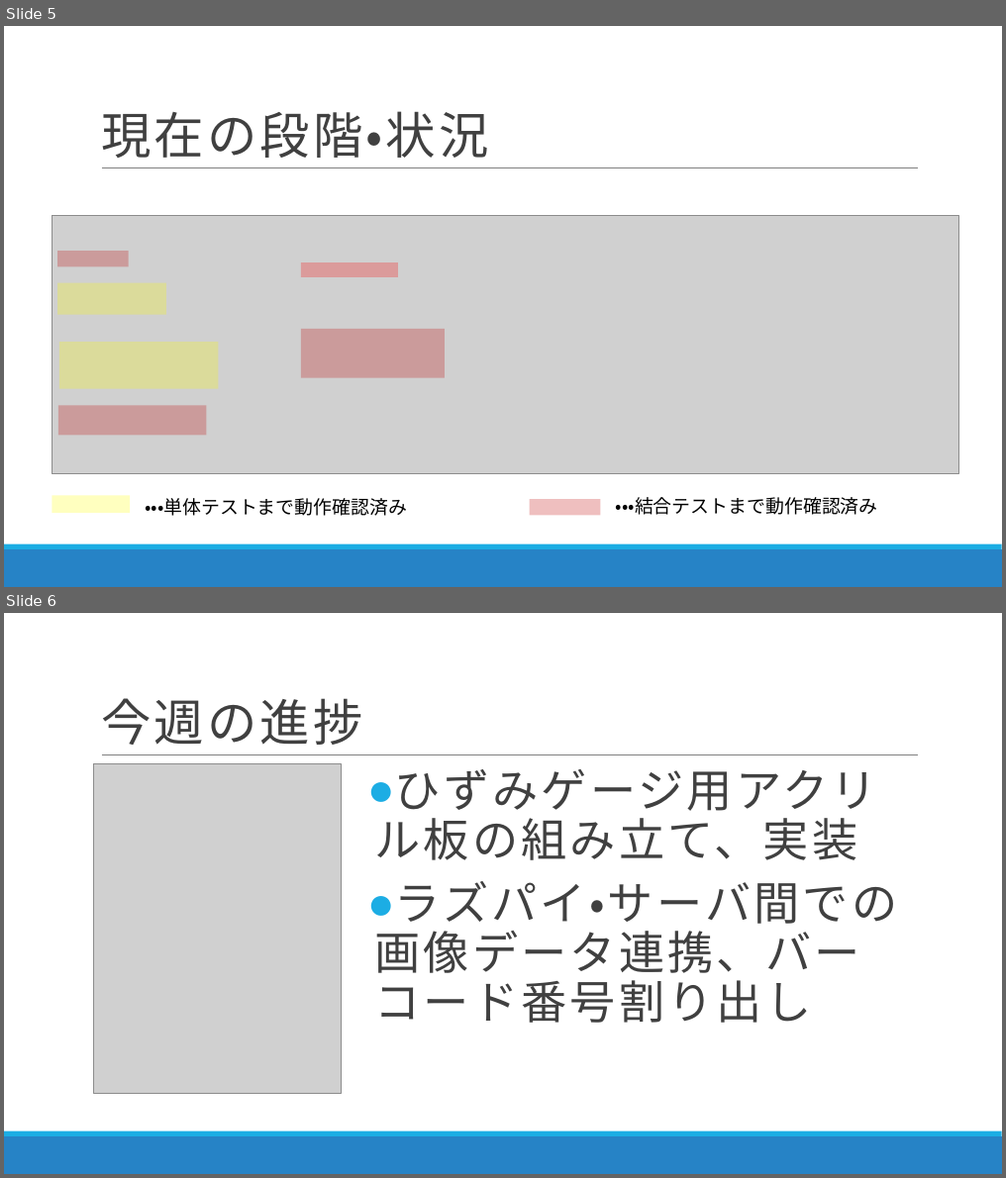
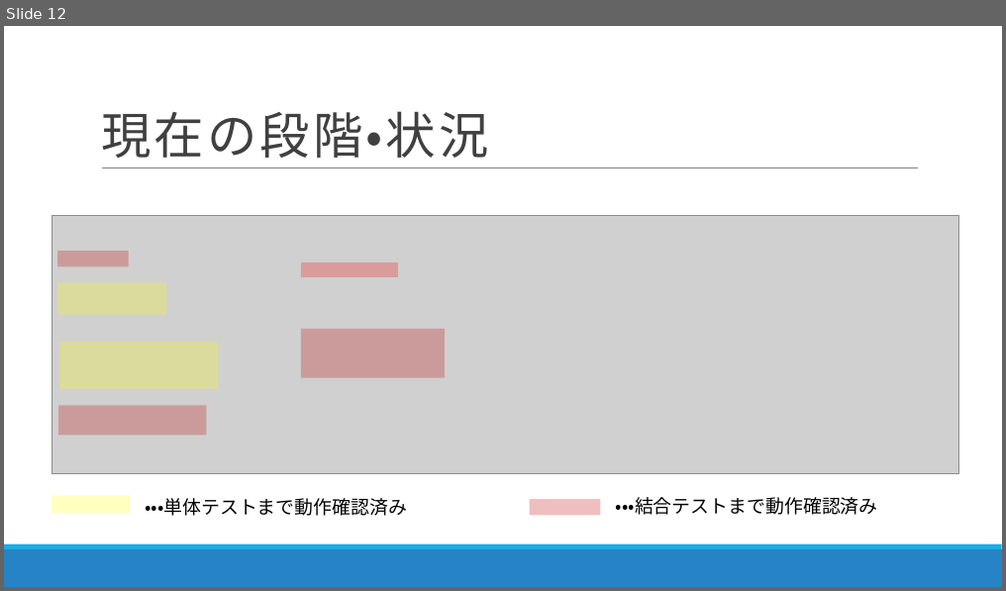
Before and after one commit to DJ956/YoloBarcodeReader, a slide deck: プレゼン/中間報告_danbara.pptx. Shown one above the other, each under a label of ours: slides 5 and 6 before the commit, slide 12 after it. The pictures are 1006x1178 and 1006x591 pixels, drawn with LibreOffice and Linux fonts; fonts in the diff are those of the drawing; grey boxes stand for pictures. Boxes give left, top, right and bottom in pixels: in the first picture for what was removed or moved away, otherwise in the second. Text is boxed around its words. In the diff, an @@ line names an element or a change of style, - is before the commit and + after.

```diff
--- a/プレゼン/中間報告_danbara.pptx
+++ b/プレゼン/中間報告_danbara.pptx
@@ slide 6 removed at (4,613,1002,1174), background #FFFFFF; not listed: 3 template elements that a slide beside it also shows @@
@@ title removed at (101,698,362,745) @@
-今週の進捗
@@ picture removed at (94,764,341,1093) @@
@@ text removed at (374,769,898,1023) @@
-● ひずみゲージ用アクリル板の組み立て、実装
-● ラズパイ・サーバ間での画像データ連携、バーコード番号割り出し
@@ what was slide 5 is now slide 12 @@
```
Also in this commit, not shown: 3 slides changed, 7 slides added, 2 other slides removed, 1 other file.
